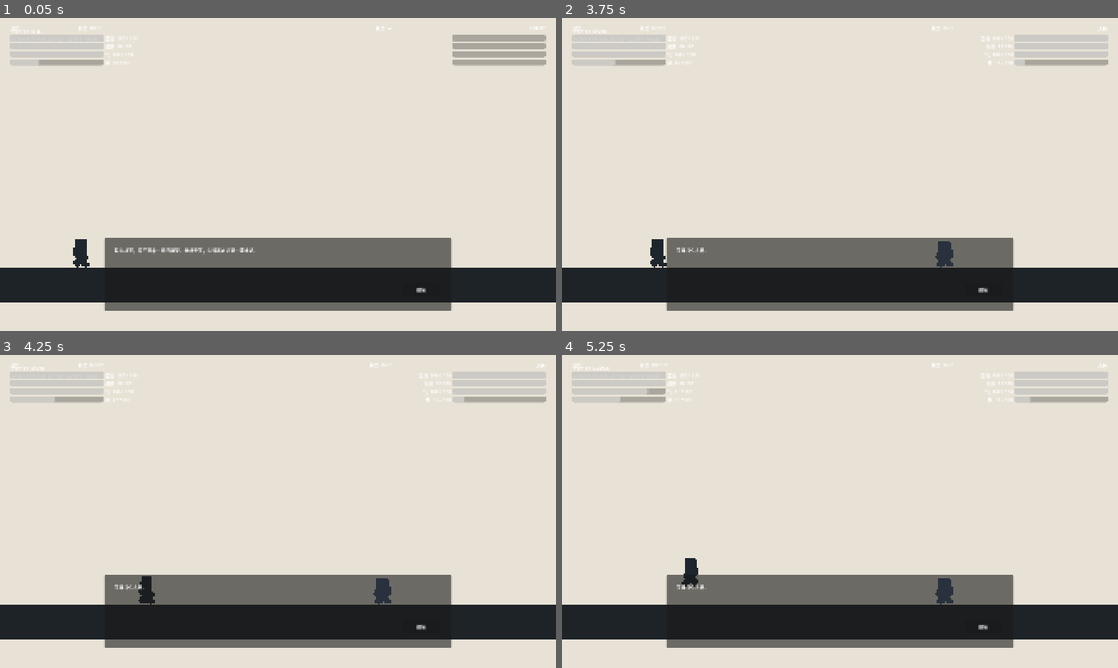
Above: before the commit, frames 1-4 (two rows, left to right).
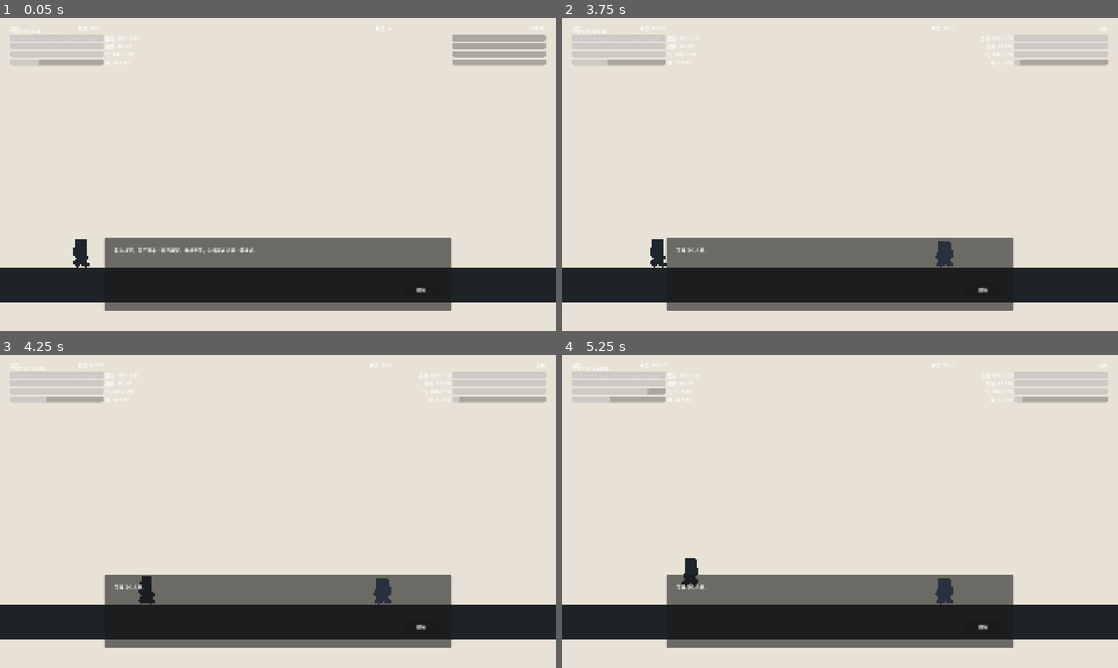
Above: after the commit, the same moments.

Repository: IcecreamDemon/twelve-zodiac-godot-demo
Game: Godot game, scene res://scenes/boot/main.tscn
The game is run twice, just before and just after one commit, with the same random seed, the same clock (stepped at 60 frames per second) and the same inputs.
Inputs (mouse positions are in pixels of both pictures, inside the frame that each line leads up to):
- Up to frame 1 (0.05 s): no input
- Up to frame 2 (3.75 s): click "继续" at 0.5 s; click "进入天兵哨站" at 1.25 s; tap Enter at 2, 3.5 s; move the mouse to (962, 158) at 2.02 s; hold D (move_right) 2.03-2.75 s; hold U (guard) 2.03-2.75 s; tap F (burrow) at 2.1 s; click (962, 158) at 2.17 s; tap Space (jump) at 2.27, 2.75 s; drag from (728, 190) to (840, 284) at 2.77 s; move the mouse to (895, 105) at 3.52 s; hold D (move_right) from 3.53 s (still down); hold W (aim_up) from 3.53 s (still down)
- Up to frame 3 (4.25 s): keep holding D (move_right); keep holding W (aim_up); tap U (guard) at 3.8 s
- Up to frame 4 (5.25 s): release D (move_right) at 4.25 s; release W (aim_up) at 4.25 s; drag from (812, 574) to (956, 592) at 4.27 s; tap Space (jump) at 5 s; move the mouse to (1006, 558) at 5.02 s; hold A (move_left) from 5.03 s (still down); hold U (guard) from 5.03 s (still down); tap L (dodge) at 5.1 s

Frame 1 is identical in both runs. In frame 2, less than 0.1% of the frame differs, in the area x 8-84%, y 13-15%; in frame 3, less than 0.1%; in frame 4, less than 0.1%, in the area x 8-85%, y 13-15%.

Commit message:
balance: increase shi attack costs

Diff:
--- a/resources/attacks/short_blade/short_air_light.tres
+++ b/resources/attacks/short_blade/short_air_light.tres
@@ -17,3 +17,4 @@
 hitstun_frames = 10
 juggle_cost = 1
 is_air_attack = true
+shi_cost = 8.0
--- a/resources/attacks/short_blade/short_air_slam.tres
+++ b/resources/attacks/short_blade/short_air_slam.tres
@@ -20,4 +20,4 @@
 juggle_cost = 2
 is_air_attack = true
 shi_gain_on_hit = 18.0
-shi_cost = 2.0
+shi_cost = 20.0
--- a/resources/attacks/short_blade/short_forward.tres
+++ b/resources/attacks/short_blade/short_forward.tres
@@ -16,4 +16,4 @@
 knockback = Vector2(180, 0)
 hitstun_frames = 16
 shi_gain_on_hit = 12.0
-shi_cost = 1.0
+shi_cost = 15.0
--- a/resources/attacks/short_blade/short_ground_finisher.tres
+++ b/resources/attacks/short_blade/short_ground_finisher.tres
@@ -19,4 +19,4 @@
 reaction_type = 2
 is_ground_finisher = true
 shi_gain_on_hit = 20.0
-shi_cost = 2.0
+shi_cost = 20.0
--- a/resources/attacks/short_blade/short_heavy.tres
+++ b/resources/attacks/short_blade/short_heavy.tres
@@ -19,4 +19,4 @@
 knockdown_frames = 30
 reaction_type = 2
 shi_gain_on_hit = 18.0
-shi_cost = 3.0
+shi_cost = 25.0
--- a/resources/attacks/short_blade/short_l1.tres
+++ b/resources/attacks/short_blade/short_l1.tres
@@ -15,4 +15,4 @@
 hitbox_size = Vector2(66, 52)
 knockback = Vector2(80, 0)
 hitstun_frames = 10
-shi_cost = 1.0
+shi_cost = 8.0
--- a/resources/attacks/short_blade/short_l2.tres
+++ b/resources/attacks/short_blade/short_l2.tres
@@ -14,4 +14,4 @@
 hitbox_size = Vector2(72, 54)
 knockback = Vector2(90, 0)
 hitstun_frames = 11
-shi_cost = 1.0
+shi_cost = 8.0
--- a/resources/attacks/short_blade/short_neutral.tres
+++ b/resources/attacks/short_blade/short_neutral.tres
@@ -13,4 +13,4 @@
 hitbox_size = Vector2(78, 56)
 hitstun_frames = 14
 shi_gain_on_hit = 12.0
-shi_cost = 1.0
+shi_cost = 12.0
--- a/resources/attacks/short_blade/short_switch.tres
+++ b/resources/attacks/short_blade/short_switch.tres
@@ -15,4 +15,4 @@
 knockback = Vector2(70, 0)
 hitstun_frames = 9
 shi_gain_on_hit = 8.0
-shi_cost = 1.0
+shi_cost = 8.0
--- a/resources/attacks/short_blade/short_up.tres
+++ b/resources/attacks/short_blade/short_up.tres
@@ -18,4 +18,4 @@
 reaction_type = 1
 juggle_cost = 1
 shi_gain_on_hit = 12.0
-shi_cost = 2.0
+shi_cost = 15.0
--- a/resources/attacks/spear/spear_air_light.tres
+++ b/resources/attacks/spear/spear_air_light.tres
@@ -16,3 +16,4 @@
 hitstun_frames = 11
 juggle_cost = 1
 is_air_attack = true
+shi_cost = 8.0
--- a/resources/attacks/spear/spear_air_slam.tres
+++ b/resources/attacks/spear/spear_air_slam.tres
@@ -20,4 +20,4 @@
 juggle_cost = 2
 is_air_attack = true
 shi_gain_on_hit = 18.0
-shi_cost = 2.0
+shi_cost = 20.0
--- a/resources/attacks/spear/spear_forward.tres
+++ b/resources/attacks/spear/spear_forward.tres
@@ -16,4 +16,4 @@
 knockback = Vector2(230, 0)
 hitstun_frames = 18
 shi_gain_on_hit = 12.0
-shi_cost = 2.0
+shi_cost = 15.0
--- a/resources/attacks/spear/spear_ground_finisher.tres
+++ b/resources/attacks/spear/spear_ground_finisher.tres
@@ -19,4 +19,4 @@
 reaction_type = 2
 is_ground_finisher = true
 shi_gain_on_hit = 20.0
-shi_cost = 2.0
+shi_cost = 20.0
--- a/resources/attacks/spear/spear_heavy.tres
+++ b/resources/attacks/spear/spear_heavy.tres
@@ -19,4 +19,4 @@
 knockdown_frames = 32
 reaction_type = 2
 shi_gain_on_hit = 18.0
-shi_cost = 3.0
+shi_cost = 25.0
--- a/resources/attacks/spear/spear_l1.tres
+++ b/resources/attacks/spear/spear_l1.tres
@@ -12,4 +12,4 @@
 hitbox_offset = Vector2(68, -42)
 hitbox_size = Vector2(104, 48)
 knockback = Vector2(110, 0)
-shi_cost = 1.0
+shi_cost = 8.0
--- a/resources/attacks/spear/spear_l2.tres
+++ b/resources/attacks/spear/spear_l2.tres
@@ -14,4 +14,4 @@
 hitbox_offset = Vector2(76, -42)
 hitbox_size = Vector2(116, 50)
 hitstun_frames = 13
-shi_cost = 1.0
+shi_cost = 8.0
--- a/resources/attacks/spear/spear_neutral.tres
+++ b/resources/attacks/spear/spear_neutral.tres
@@ -16,4 +16,4 @@
 knockback = Vector2(150, 0)
 hitstun_frames = 15
 shi_gain_on_hit = 12.0
-shi_cost = 1.0
+shi_cost = 12.0
--- a/resources/attacks/spear/spear_switch.tres
+++ b/resources/attacks/spear/spear_switch.tres
@@ -14,4 +14,4 @@
 knockback = Vector2(-90, 0)
 hitstun_frames = 10
 shi_gain_on_hit = 8.0
-shi_cost = 1.0
+shi_cost = 8.0
--- a/resources/attacks/spear/spear_up.tres
+++ b/resources/attacks/spear/spear_up.tres
@@ -18,4 +18,4 @@
 reaction_type = 1
 juggle_cost = 1
 shi_gain_on_hit = 12.0
-shi_cost = 2.0
+shi_cost = 15.0
--- a/resources/weapons/short_blade.tres
+++ b/resources/weapons/short_blade.tres
@@ -18,6 +18,7 @@
 hitstun_frames = 10
 juggle_cost = 1
 is_air_attack = true
+shi_cost = 8.0
 
 [sub_resource type="Resource" id="Resource_1qhda"]
 script = ExtResource("1_hp4w2")
@@ -37,7 +38,7 @@
 juggle_cost = 2
 is_air_attack = true
 shi_gain_on_hit = 18.0
-shi_cost = 2.0
+shi_cost = 20.0
 
 [sub_resource type="Resource" id="Resource_l1dyp"]
 script = ExtResource("1_hp4w2")
@@ -112,7 +113,7 @@
 knockback = Vector2(180, 0)
 hitstun_frames = 16
 shi_gain_on_hit = 12.0
-shi_cost = 1.0
+shi_cost = 15.0
 
 [sub_resource type="Resource" id="Resource_yg23l"]
 script = ExtResource("1_hp4w2")
@@ -131,7 +132,7 @@
 reaction_type = 2
 is_ground_finisher = true
 shi_gain_on_hit = 20.0
-shi_cost = 2.0
+shi_cost = 20.0
 
 [sub_resource type="Resource" id="Resource_dqg1f"]
 script = ExtResource("1_hp4w2")
@@ -150,7 +151,7 @@
 knockdown_frames = 30
 reaction_type = 2
 shi_gain_on_hit = 18.0
-shi_cost = 3.0
+shi_cost = 25.0
 
 [sub_resource type="Resource" id="Resource_4j0fv"]
 script = ExtResource("1_hp4w2")
@@ -165,7 +166,7 @@
 hitbox_size = Vector2(66, 52)
 knockback = Vector2(80, 0)
 hitstun_frames = 10
-shi_cost = 1.0
+shi_cost = 8.0
 
 [sub_resource type="Resource" id="Resource_dn085"]
 script = ExtResource("1_hp4w2")
@@ -179,7 +180,7 @@
 hitbox_size = Vector2(72, 54)
 knockback = Vector2(90, 0)
 hitstun_frames = 11
-shi_cost = 1.0
+shi_cost = 8.0
 
 [sub_resource type="Resource" id="Resource_2jb5o"]
 script = ExtResource("1_hp4w2")
@@ -192,7 +193,7 @@
 hitbox_size = Vector2(78, 56)
 hitstun_frames = 14
 shi_gain_on_hit = 12.0
-shi_cost = 1.0
+shi_cost = 12.0
 
 [sub_resource type="Resource" id="Resource_epesr"]
 script = ExtResource("1_hp4w2")
@@ -207,7 +208,7 @@
 knockback = Vector2(70, 0)
 hitstun_frames = 9
 shi_gain_on_hit = 8.0
-shi_cost = 1.0
+shi_cost = 8.0
 
 [sub_resource type="Resource" id="Resource_8dn0h"]
 script = ExtResource("1_hp4w2")
@@ -225,7 +226,7 @@
 reaction_type = 1
 juggle_cost = 1
 shi_gain_on_hit = 12.0
-shi_cost = 2.0
+shi_cost = 15.0
 
 [resource]
 script = ExtResource("2_rrjjh")
--- a/resources/weapons/spear.tres
+++ b/resources/weapons/spear.tres
@@ -17,6 +17,7 @@
 hitstun_frames = 11
 juggle_cost = 1
 is_air_attack = true
+shi_cost = 8.0
 
 [sub_resource type="Resource" id="Resource_udw87"]
 script = ExtResource("1_u7l32")
@@ -36,7 +37,7 @@
 juggle_cost = 2
 is_air_attack = true
 shi_gain_on_hit = 18.0
-shi_cost = 2.0
+shi_cost = 20.0
 
 [sub_resource type="Resource" id="Resource_f4riw"]
 script = ExtResource("1_u7l32")
@@ -84,7 +85,7 @@
 knockback = Vector2(230, 0)
 hitstun_frames = 18
 shi_gain_on_hit = 12.0
-shi_cost = 2.0
+shi_cost = 15.0
 
 [sub_resource type="Resource" id="Resource_6usac"]
 script = ExtResource("1_u7l32")
@@ -103,7 +104,7 @@
 reaction_type = 2
 is_ground_finisher = true
 shi_gain_on_hit = 20.0
-shi_cost = 2.0
+shi_cost = 20.0
 
 [sub_resource type="Resource" id="Resource_n5vns"]
 script = ExtResource("1_u7l32")
@@ -122,7 +123,7 @@
 knockdown_frames = 32
 reaction_type = 2
 shi_gain_on_hit = 18.0
-shi_cost = 3.0
+shi_cost = 25.0
 
 [sub_resource type="Resource" id="Resource_dwth8"]
 script = ExtResource("1_u7l32")
@@ -134,7 +135,7 @@
 hitbox_offset = Vector2(68, -42)
 hitbox_size = Vector2(104, 48)
 knockback = Vector2(110, 0)
-shi_cost = 1.0
+shi_cost = 8.0
 
 [sub_resource type="Resource" id="Resource_152jx"]
 script = ExtResource("1_u7l32")
@@ -148,7 +149,7 @@
 hitbox_offset = Vector2(76, -42)
 hitbox_size = Vector2(116, 50)
 hitstun_frames = 13
-shi_cost = 1.0
+shi_cost = 8.0
 
 [sub_resource type="Resource" id="Resource_m420y"]
 script = ExtResource("1_u7l32")
@@ -164,7 +165,7 @@
 knockback = Vector2(150, 0)
 hitstun_frames = 15
 shi_gain_on_hit = 12.0
-shi_cost = 1.0
+shi_cost = 12.0
 
 [sub_resource type="Resource" id="Resource_pb3fy"]
 script = ExtResource("1_u7l32")
@@ -178,7 +179,7 @@
 knockback = Vector2(-90, 0)
 hitstun_frames = 10
 shi_gain_on_hit = 8.0
-shi_cost = 1.0
+shi_cost = 8.0
 
 [sub_resource type="Resource" id="Resource_ujk6j"]
 script = ExtResource("1_u7l32")
@@ -196,7 +197,7 @@
 reaction_type = 1
 juggle_cost = 1
 shi_gain_on_hit = 12.0
-shi_cost = 2.0
+shi_cost = 15.0
 
 [resource]
 script = ExtResource("2_17uv3")
--- a/scripts/components/shi_component.gd
+++ b/scripts/components/shi_component.gd
@@ -4,7 +4,7 @@
 signal shi_changed(current: float, maximum: float)
 
 @export_range(1.0, 9999.0, 1.0) var max_shi: float = 100.0
-@export_range(0.0, 100.0, 0.1) var recovery_per_second: float = 4.0
+@export_range(0.0, 100.0, 0.1) var recovery_per_second: float = 2.0
 
 var current_shi: float = 0.0
 var recovery_enabled: bool = true
--- a/tests/combat/attack_cost_test.gd
+++ b/tests/combat/attack_cost_test.gd
@@ -28,6 +28,10 @@
 		failures.append("Attack resource still contains a qi cost.")
 	if attack.shi_cost <= 0.0:
 		failures.append("Attack resource does not contain a shi cost.")
+	if attack.shi_cost < 8.0:
+		failures.append("Light attack shi cost is too small to matter.")
+	if player._current_weapon().heavy_finisher.shi_cost < 20.0:
+		failures.append("Heavy attack shi cost is too small to matter.")
 
 	if failures.is_empty():
 		print("ATTACK COST TEST PASS: attacks consume shi, not qi.")
--- a/tests/combat/shi_recovery_test.gd
+++ b/tests/combat/shi_recovery_test.gd
@@ -15,6 +15,8 @@
 	await physics_frame
 
 	var player := lab.get_node("Player") as PlayerController
+	if player.shi.recovery_per_second > 2.0:
+		failures.append("Shi passive recovery is too fast for the current balance.")
 	player.shi.current_shi = 10.0
 	var starting_shi := player.shi.current_shi
 
--- a/tools/generate_weapon_resources.gd
+++ b/tools/generate_weapon_resources.gd
@@ -585,10 +585,36 @@
 		attack.set(property_name, overrides[property_name])
 	attack.shi_cost = maxf(attack.shi_cost, converted_shi_cost)
 	attack.qi_cost = 0.0
+	_apply_attack_shi_cost(attack_id, attack)
 
 	var directory := SHORT_BLADE_DIR if weapon_dir == "short_blade" else SPEAR_DIR
 	ResourceSaver.save(attack, "%s%s.tres" % [directory, attack_id])
 	return attack
+
+
+func _apply_attack_shi_cost(attack_id: String, attack: AttackData) -> void:
+	if attack_id.contains("counter"):
+		attack.shi_cost = 0.0
+	elif attack_id.contains("air_slam"):
+		attack.shi_cost = 20.0
+	elif attack_id.contains("ground_finisher"):
+		attack.shi_cost = 20.0
+	elif attack_id.contains("burrow_emerge"):
+		attack.shi_cost = 15.0
+	elif attack_id.contains("heavy"):
+		attack.shi_cost = 25.0
+	elif attack_id.contains("air_light"):
+		attack.shi_cost = 8.0
+	elif attack_id.contains("switch"):
+		attack.shi_cost = 8.0
+	elif attack_id.contains("up"):
+		attack.shi_cost = 15.0
+	elif attack_id.contains("forward"):
+		attack.shi_cost = 15.0
+	elif attack_id.contains("neutral"):
+		attack.shi_cost = 12.0
+	elif attack_id.ends_with("_l1") or attack_id.ends_with("_l2"):
+		attack.shi_cost = 8.0
 
 
 func _counter_attack(
Not shown, changed: AGENTS.md
